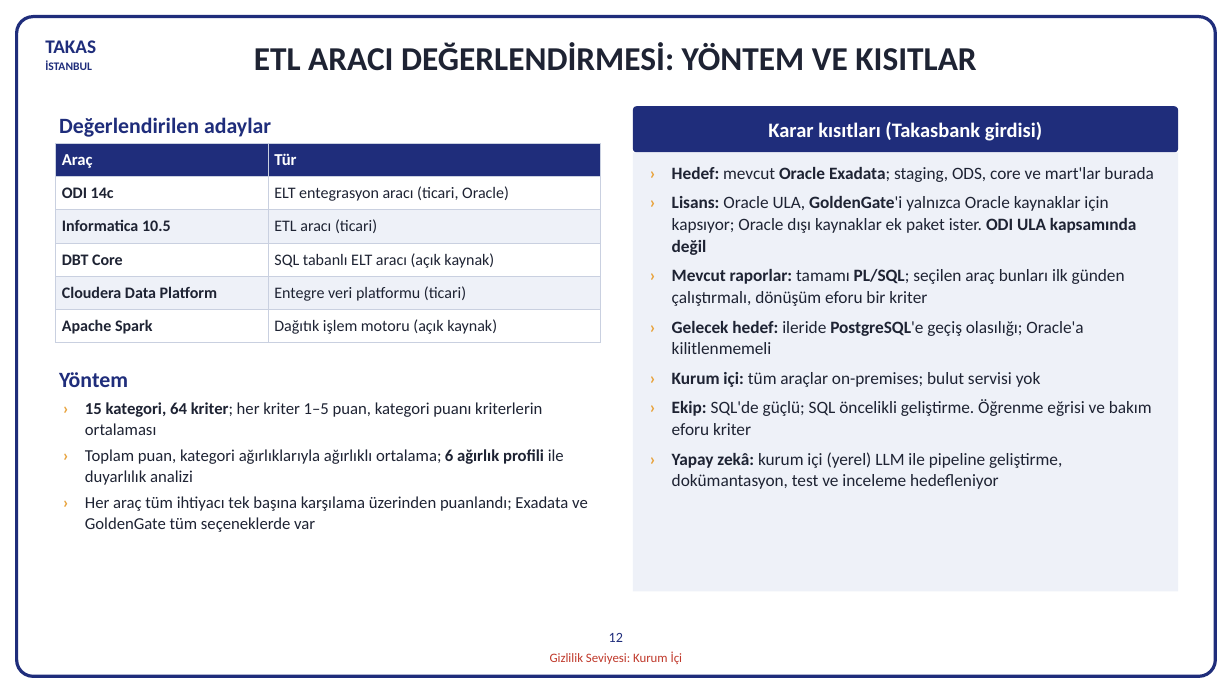
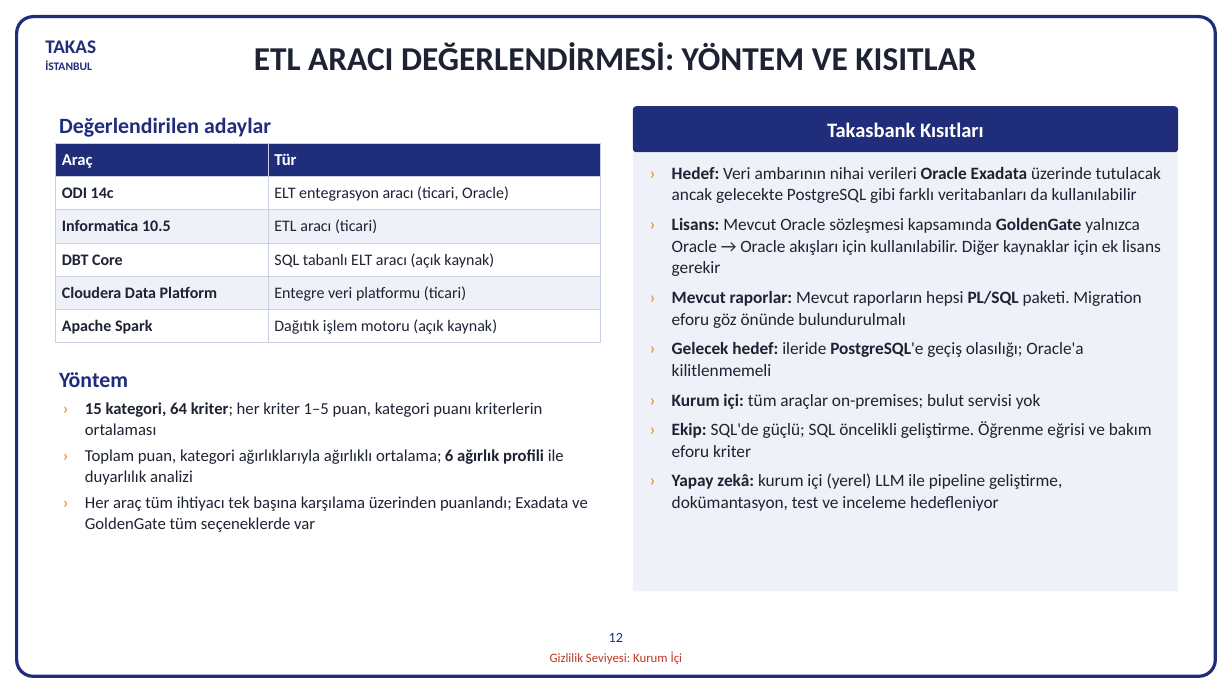
Before and after one commit to hanifidemirel0/Cursor-Projects, a slide deck: slide 12 of outputs/dwh-sunum-kasim-2026/5 - DWHSunum_Kasim2026.pptx. Drawn at 1232x693 pixels with LibreOffice and Linux fonts; fonts in the diff are those of the drawing. Boxes give left, top, right and bottom in pixels: in the first picture for what was removed or moved away, otherwise in the second. Text is boxed around its words. In the diff, an @@ line names an element or a change of style, - is before the commit and + after.

```diff
--- a/outputs/dwh-sunum-kasim-2026/5 - DWHSunum_Kasim2026.pptx
+++ b/outputs/dwh-sunum-kasim-2026/5 - DWHSunum_Kasim2026.pptx
@@ text in rounded rectangle at (827,122,984,137): text changed @@
-Karar kısıtları (Takasbank girdisi)
+Takasbank Kısıtları
@@ text at (672,167,1161,328): text changed @@
-› Hedef: mevcut Oracle Exadata; staging, ODS, core ve mart'lar burada
-› Lisans: Oracle ULA, GoldenGate'i yalnızca Oracle kaynaklar için kapsıyor; Oracle dışı kaynaklar ek paket ister. ODI ULA kapsamında değil
-› Mevcut raporlar: tamamı PL/SQL; seçilen araç bunları ilk günden çalıştırmalı, dönüşüm eforu bir kriter
+› Hedef: Veri ambarının nihai verileri Oracle Exadata üzerinde tutulacak ancak gelecekte PostgreSQL gibi farklı veritabanları da kullanılabilir
+› Lisans: Mevcut Oracle sözleşmesi kapsamında GoldenGate yalnızca Oracle → Oracle akışları için kullanılabilir. Diğer kaynaklar için ek lisans gerekir
+› Mevcut raporlar: Mevcut raporların hepsi PL/SQL paketi. Migration eforu göz önünde bulundurulmalı
```
Also in this commit, not shown: 2 other files.
